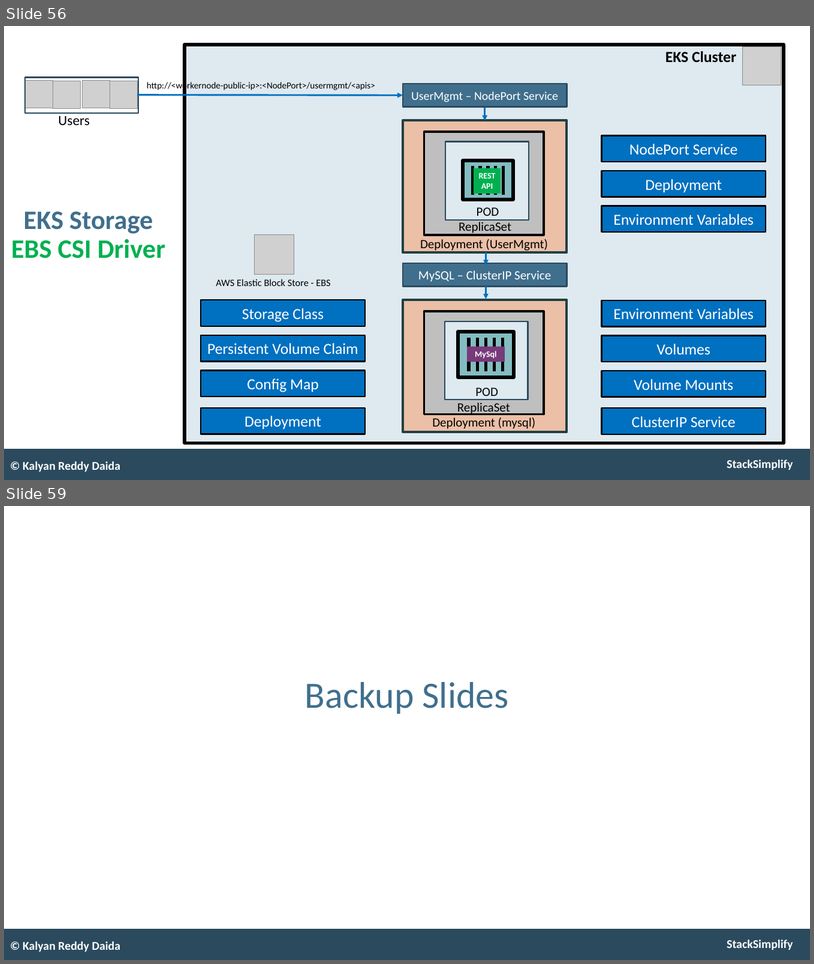
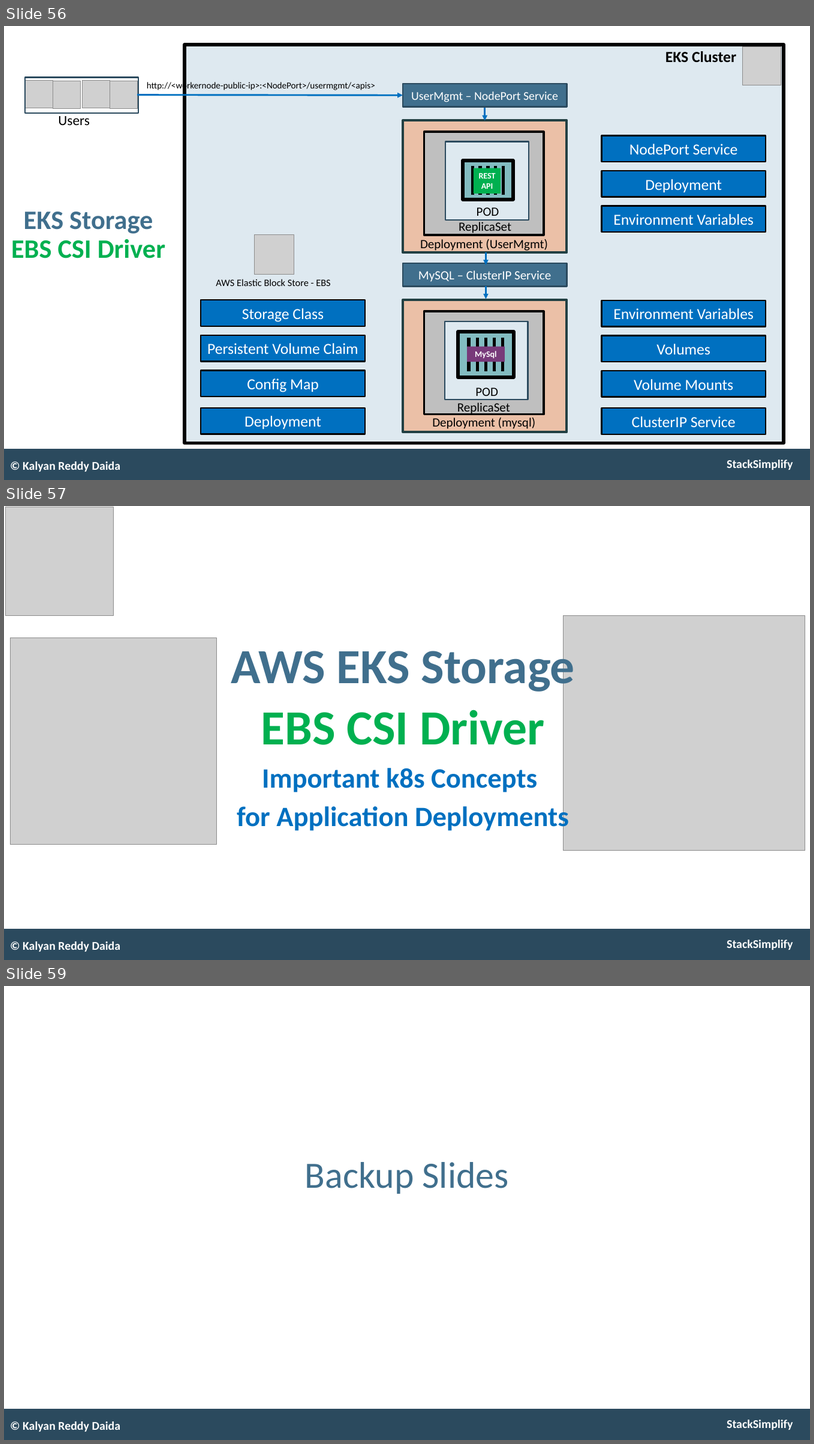
Before and after one commit to stacksimplify/aws-eks-kubernetes-masterclass, a slide deck: presentation/AWS-Fargate-and-EKS-Masterclass.pptx. Shown one above the other, each under a label of ours: slides 56 and 59 before the commit, slides 56, 57 and 59 after it; the slides between them are not shown. The pictures are 814x964 and 814x1444 pixels, drawn with LibreOffice and Linux fonts; fonts in the diff are those of the drawing; grey boxes stand for pictures. Boxes give left, top, right and bottom in pixels: in the first picture for what was removed or moved away, otherwise in the second. Text is boxed around its words. In the diff, an @@ line names an element or a change of style, - is before the commit and + after.

```diff
--- a/presentation/AWS-Fargate-and-EKS-Masterclass.pptx
+++ b/presentation/AWS-Fargate-and-EKS-Masterclass.pptx
@@ slide 57 added at (x1=4, y1=506, x2=810, y2=960), background #FFFFFF; not listed: 2 template elements that a slide beside it also shows @@
@@ picture added at (x1=6, y1=507, x2=114, y2=615) @@
@@ picture added at (x1=563, y1=615, x2=806, y2=850) @@
@@ picture added at (x1=11, y1=638, x2=217, y2=844) @@
@@ text added at (x1=231, y1=643, x2=575, y2=833), 40 pt, text #0070C0, bold @@
+AWS EKS Storage
+EBS CSI Driver
+Important k8s Concepts
+for Application Deployments
@@ text added at (x1=23, y1=941, x2=121, y2=951), 17 pt, text #FFFFFF, bold @@
+© Kalyan Reddy Daida
```
Also in this commit, not shown: 1 other slide added, 20 other files.
